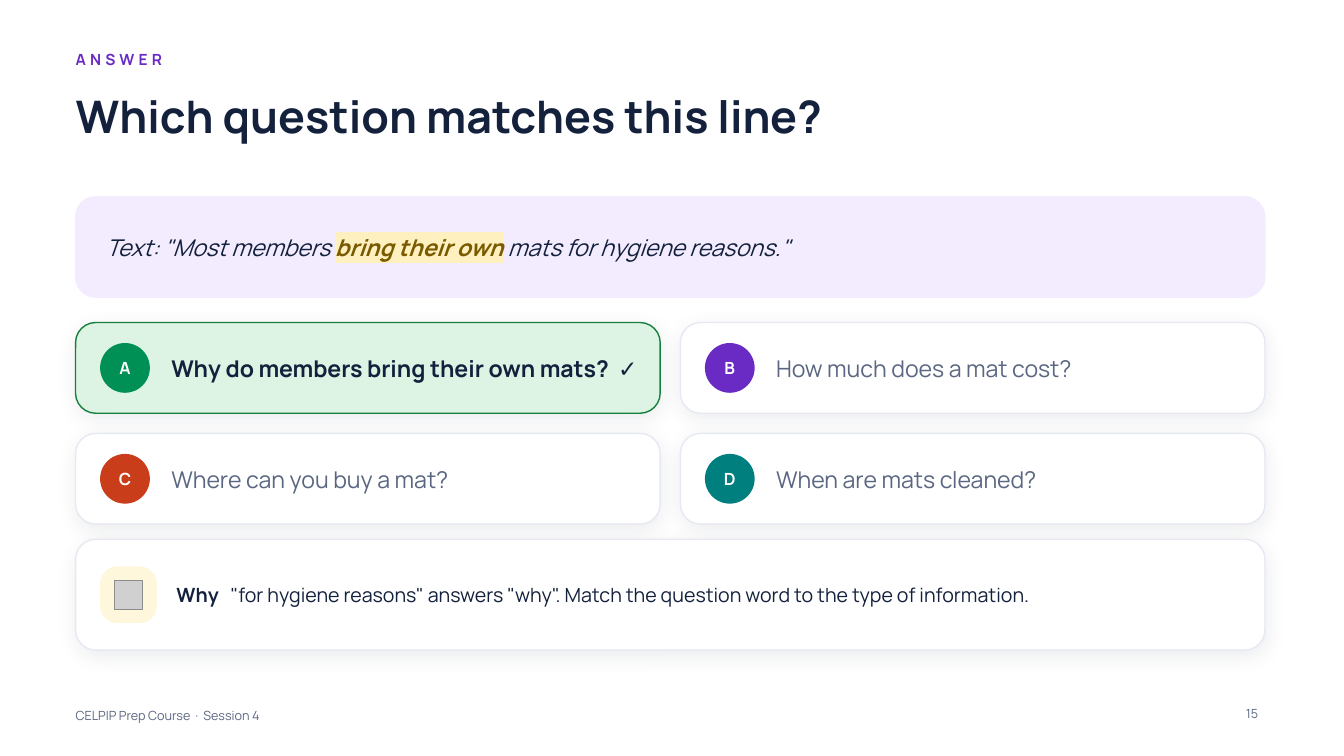
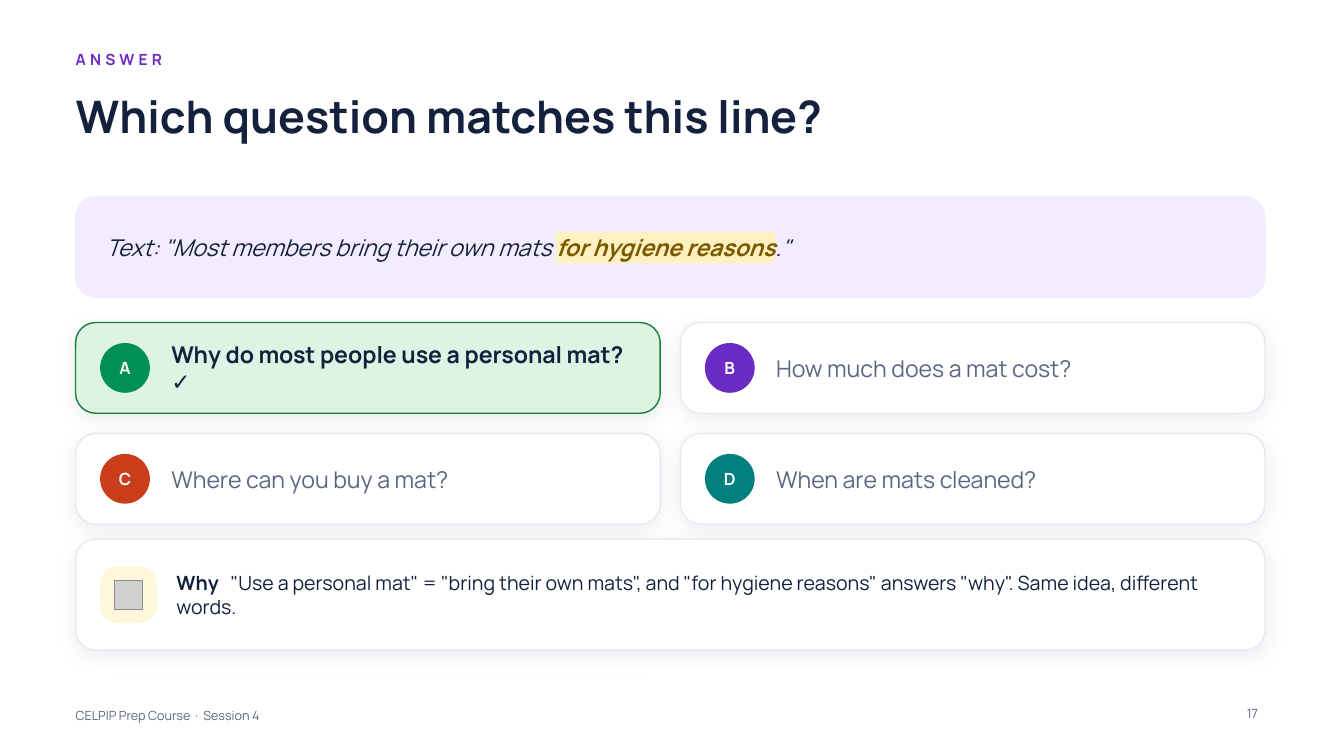
Before and after one commit to learnovateqa/The_English_Academy_CELPIP, a slide deck: slide 17 of decks/session-04.pptx (slide 15 before the commit). Drawn at 1344x756 pixels with LibreOffice and Linux fonts; fonts in the diff are those of the drawing; grey boxes stand for pictures. Boxes give left, top, right and bottom in pixels: in the first picture for what was removed or moved away, otherwise in the second. Text is boxed around its words. In the diff, an @@ line names an element or a change of style, - is before the commit and + after.

```diff
--- a/decks/session-04.pptx
+++ b/decks/session-04.pptx
@@ text "Text: "Most members bring their ..." at box(106, 233, 790, 262): text colour #7A5A00 to #14213D, highlight #FFF1BF to none, bold off in "bring their own"; text colour #14213D to #7A5A00, highlight none to #FFF1BF, bold on in "for hygiene reasons."" @@
@@ text at box(171, 346, 624, 369): text changed @@
-Why do members bring their own mats? ✓
+Why do most people use a personal mat? ✓
@@ text at box(176, 575, 1198, 615): text changed @@
-Why "for hygiene reasons" answers "why". Match the question word to the type of information.
+Why "Use a personal mat" = "bring their own mats", and "for hygiene reasons" answers "why". Same idea, different words.
@@ page number at box(1247, 709, 1258, 718): text changed @@
-15
+17
```
Also in this commit, not shown: 9 other slides changed, 3 slides added, 2 other files.
